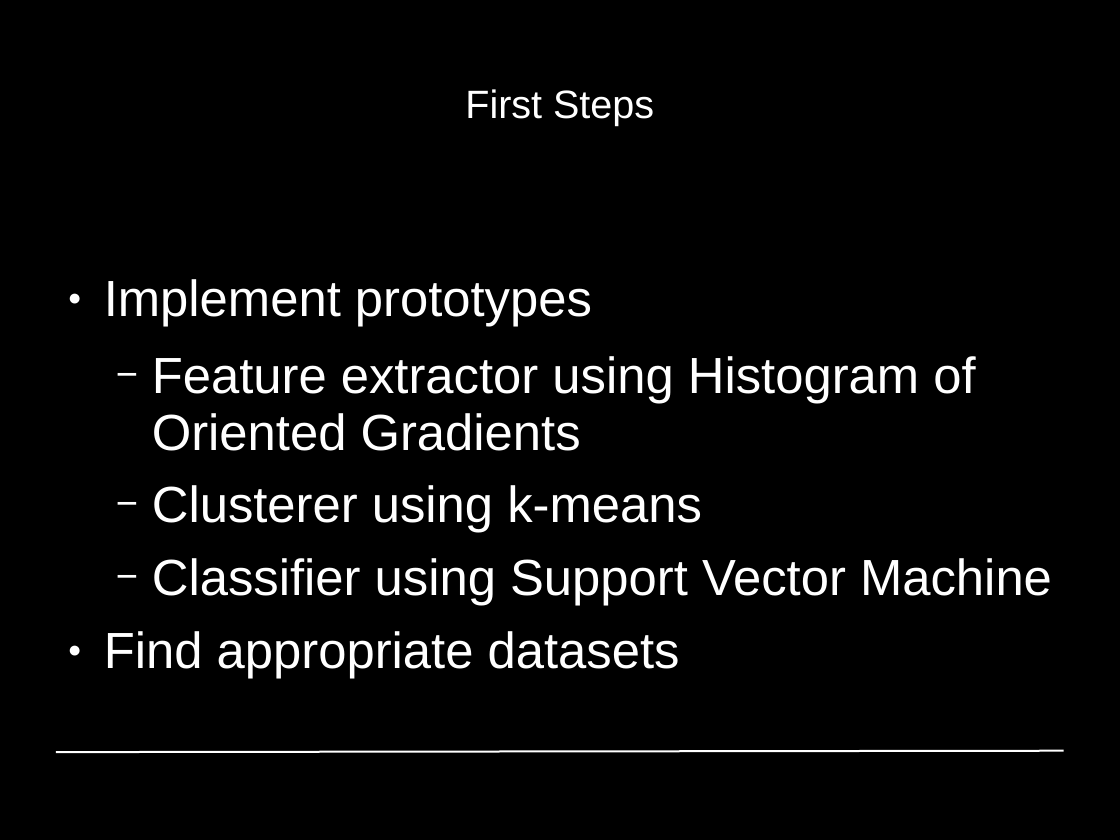
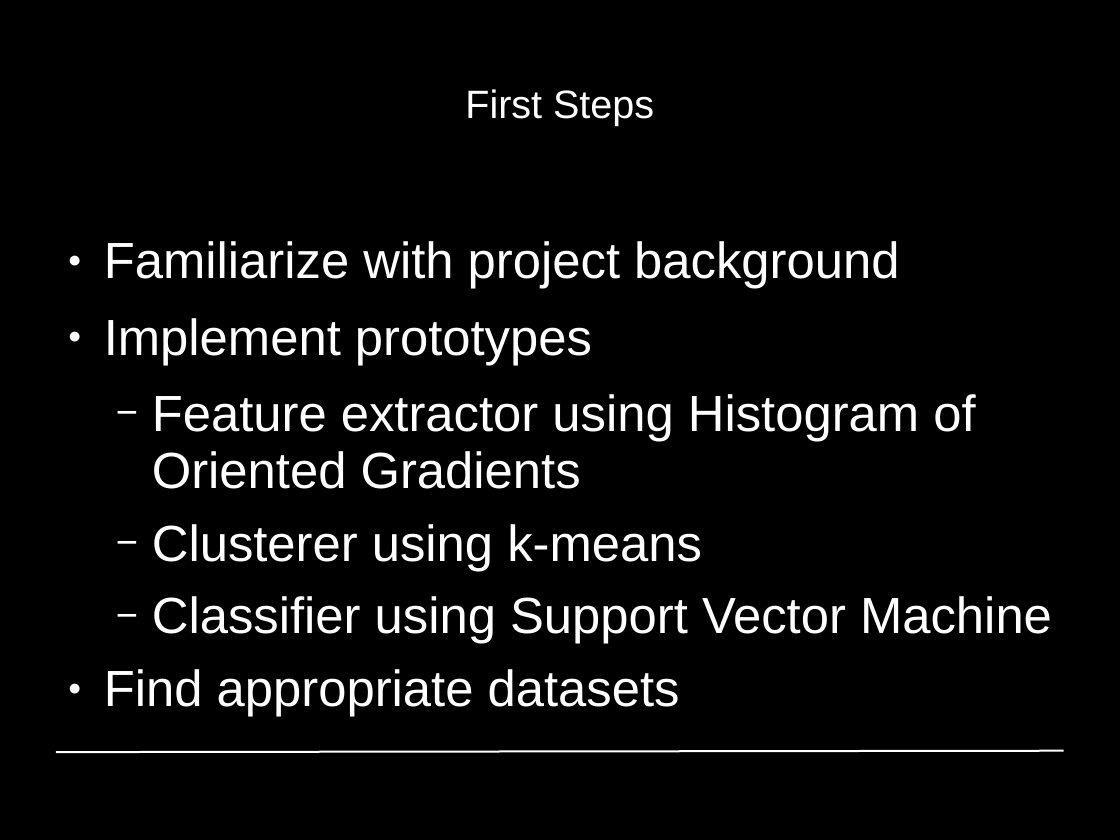
Before and after one commit to GiannisPapadopoulos/DiscriminativePatches, a slide deck: slide 11 of presentations/period1/MAI_Project1_Group4.ppt. Drawn at 1120x840 pixels with LibreOffice and Linux fonts; fonts in the diff are those of the drawing; background and template pictures are left out. Boxes give left, top, right and bottom in pixels: in the first picture for what was removed or moved away, otherwise in the second. Text is boxed around its words. In the diff, an @@ line names an element or a change of style, - is before the commit and + after.

```diff
--- a/presentations/period1/MAI_Project1_Group4.ppt
+++ b/presentations/period1/MAI_Project1_Group4.ppt
@@ text at [104,241,899,288]: paragraph added @@
+● Familiarize with project background
```
Also in this commit, not shown: 3 other slides changed, 1 slide added, 1 other file.
